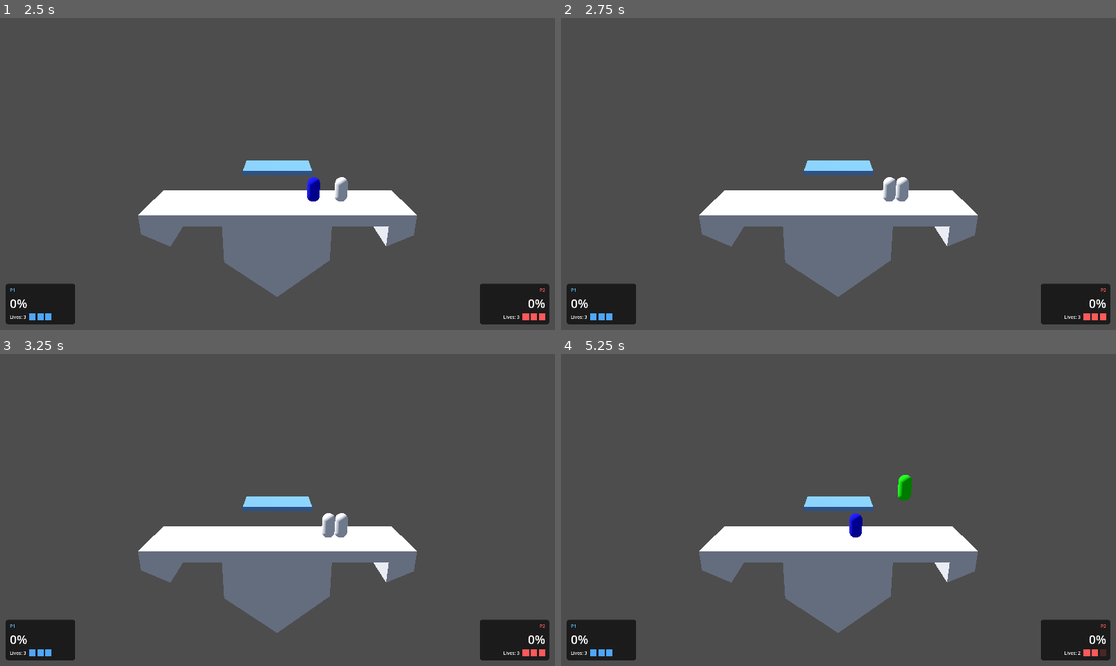
Above: before the commit, frames 1-4 (two rows, left to right).
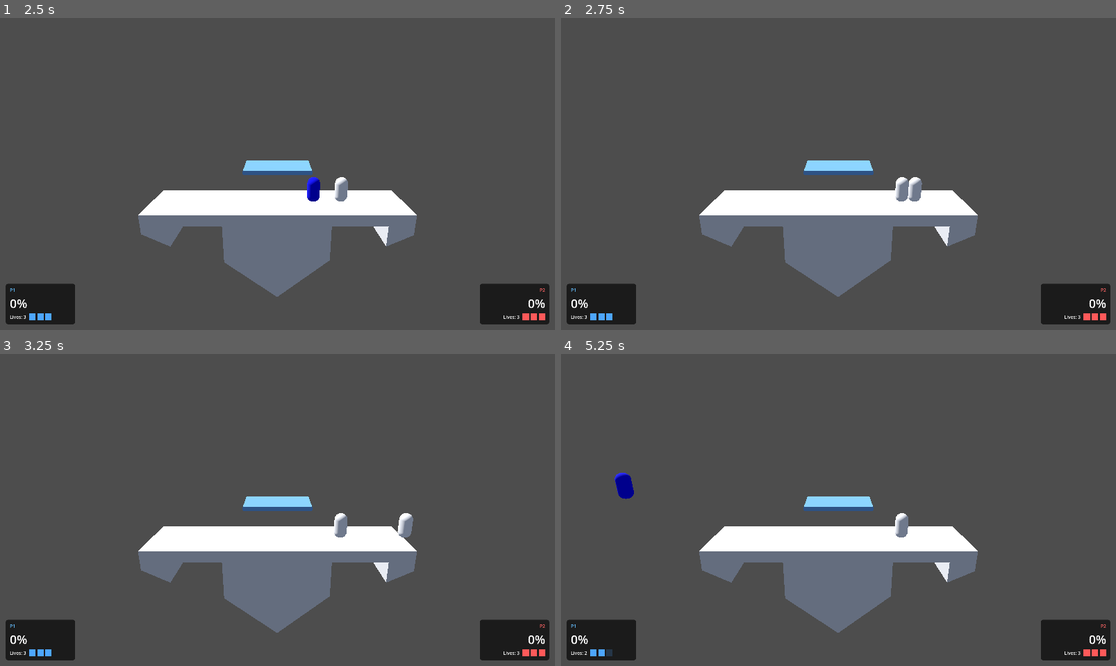
Above: after the commit, the same moments.

Repository: notBjorn/Supremely-Skilled-Battle-Mayhem
Game: Godot game, scene res://menus/main_menu.tscn
Two runs of this game, one before a commit and one after it. Both use one fixed random seed, a clock stepped at 60 frames per second and the inputs below.
Inputs (mouse positions are in pixels of both pictures, inside the frame that each line leads up to):
- Up to frame 1 (2.5 s): click "Play" at 0.5 s; move the mouse to (399, 158) at 1.27 s; hold D (p1_move_right) 1.28-2.03 s; tap F (p1_attack) at 1.35 s; click (399, 158) at 1.42 s; tap W (p1_jump) at 1.52, 2.27 s; tap Enter at 2 s; move the mouse to (166, 189) at 2.02 s; hold S (p1_down) from 2.03 s (still down); tap E (p1_dodge) at 2.1 s
- Up to frame 2 (2.75 s): keep holding S (p1_down)
- Up to frame 3 (3.25 s): move the mouse to (333, 441) at 2.77 s; release S (p1_down) at 2.78 s; hold D (p1_move_right) from 2.78 s (still down); tap Q (p1_shield) at 2.85 s
- Up to frame 4 (5.25 s): move the mouse to (810, 572) at 3.52 s; tap G (p1_special) at 3.6 s; click (810, 572) at 3.67 s; tap W (p1_jump) at 3.77, 4.52 s; move the mouse to (1005, 556) at 4.27 s; release D (p1_move_right) at 4.28 s; hold A (p1_move_left) from 4.28 s (still down); tap F (p1_attack) at 4.35 s; move the mouse to (672, 463) at 5.02 s; tap E (p1_dodge) at 5.1 s

Frame 1 is identical in both runs. In frame 2, 0.3% of the frame differs, in the area x 57-66%, y 51-59%; in frame 3, 0.4%; in frame 4, 0.8%, in the area x 4-99%, y 38-97%.

Commit message:
Add Melee-style soft pushbox to fighters

Diff:
--- a/gameplay/fighters/fighter_controller.gd
+++ b/gameplay/fighters/fighter_controller.gd
@@ -48,6 +48,11 @@
 @export var drop_through_duration := 0.3
 @export var ground_layer_bit := 1
 @export var platform_layer_bit := 2
+@export var fighter_layer_bit := 4
+@export var pushbox_layer_bit := 8
+@export var pushbox_size := Vector3(0.55, 1.0, 0.55)
+@export var push_speed_threshold := 4.0
+@export var push_force := 8.0
 
 @export var attack_damage := 7.0
 @export var attack_duration := 0.36
@@ -82,6 +87,8 @@
 var state_material: StandardMaterial3D
 var hitbox: Area3D
 var hitbox_shape: CollisionShape3D
+var pushbox: Area3D
+var pushbox_shape: CollisionShape3D
 
 func _ready() -> void:
 	if spawn_position == Vector3.ZERO:
@@ -91,6 +98,8 @@
 	if mesh_instance:
 		mesh_instance.material_override = state_material
 	_ensure_hitbox()
+	_ensure_pushbox()
+	collision_layer = fighter_layer_bit
 	collision_mask = ground_layer_bit | platform_layer_bit
 	_set_state(STATE_IDLE)
 	add_to_group("fighters")
@@ -117,6 +126,7 @@
 	elif not _try_start_new_action():
 		_apply_movement(delta)
 	_apply_gravity(delta)
+	_apply_pushbox(delta)
 	move_and_slide()
 	_update_passive_state()
 	_position_hitbox()
@@ -167,7 +177,7 @@
 		add_child(hitbox)
 	hitbox.monitorable = false
 	hitbox.monitoring = false
-	hitbox.collision_mask = 1
+	hitbox.collision_mask = fighter_layer_bit
 	if not hitbox.body_entered.is_connected(_on_hitbox_body_entered):
 		hitbox.body_entered.connect(_on_hitbox_body_entered)
 	hitbox_shape = hitbox.get_node_or_null("HitboxShape") as CollisionShape3D
@@ -327,6 +337,51 @@
 	hitbox_active_remaining = 0.0
 	_set_hitbox_enabled(false)
 
+func _ensure_pushbox() -> void:
+	pushbox = get_node_or_null("Pushbox") as Area3D
+	if pushbox == null:
+		pushbox = Area3D.new()
+		pushbox.name = "Pushbox"
+		add_child(pushbox)
+	pushbox.collision_layer = pushbox_layer_bit
+	pushbox.collision_mask = pushbox_layer_bit
+	pushbox.monitorable = true
+	pushbox.monitoring = true
+	pushbox_shape = pushbox.get_node_or_null("PushboxShape") as CollisionShape3D
+	if pushbox_shape == null:
+		pushbox_shape = CollisionShape3D.new()
+		pushbox_shape.name = "PushboxShape"
+		pushbox.add_child(pushbox_shape)
+	var box := BoxShape3D.new()
+	box.size = pushbox_size
+	pushbox_shape.shape = box
+
+# Melee-style soft push: fighters phase through each other, but slow grounded
+# overlaps get a gentle separation nudge. High relative speed = clean pass-through.
+func _apply_pushbox(delta: float) -> void:
+	if pushbox == null:
+		return
+	if state == STATE_ATTACK or state == STATE_DAMAGE:
+		return
+	if not is_on_floor():
+		return
+	for area in pushbox.get_overlapping_areas():
+		var other := area.get_parent()
+		if other == null or other == self:
+			continue
+		if not other.is_in_group("fighters"):
+			continue
+		if not other.is_on_floor():
+			continue
+		if other.state == STATE_ATTACK or other.state == STATE_DAMAGE:
+			continue
+		if absf(velocity.z - other.velocity.z) > push_speed_threshold:
+			continue
+		var direction := signf(global_position.z - other.global_position.z)
+		if direction == 0.0:
+			direction = 1.0 if _player_index() < other._player_index() else -1.0
+		velocity.z += direction * push_force * delta
+
 func _on_hitbox_body_entered(body: Node3D) -> void:
 	if body == self or hit_bodies.has(body):
 		return
